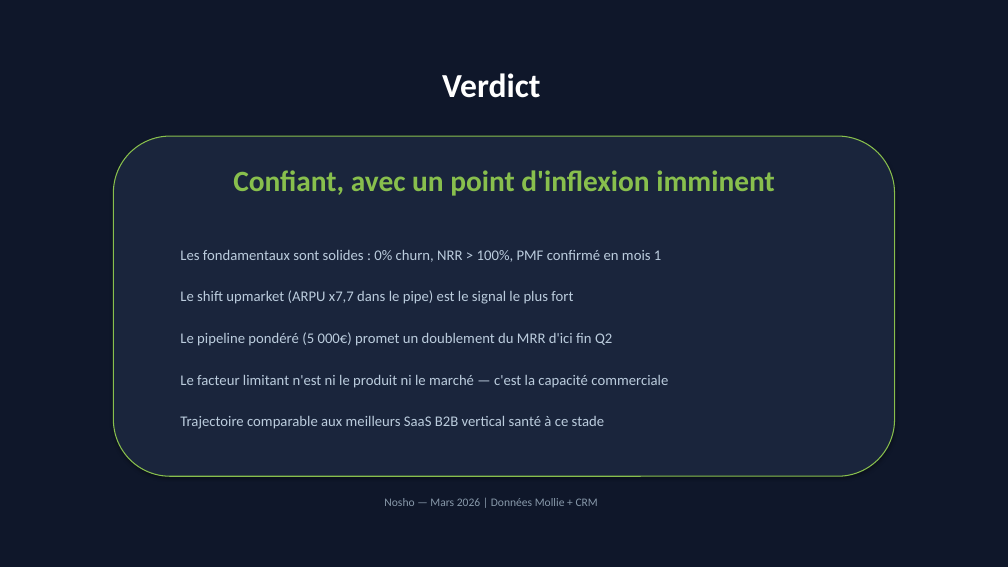
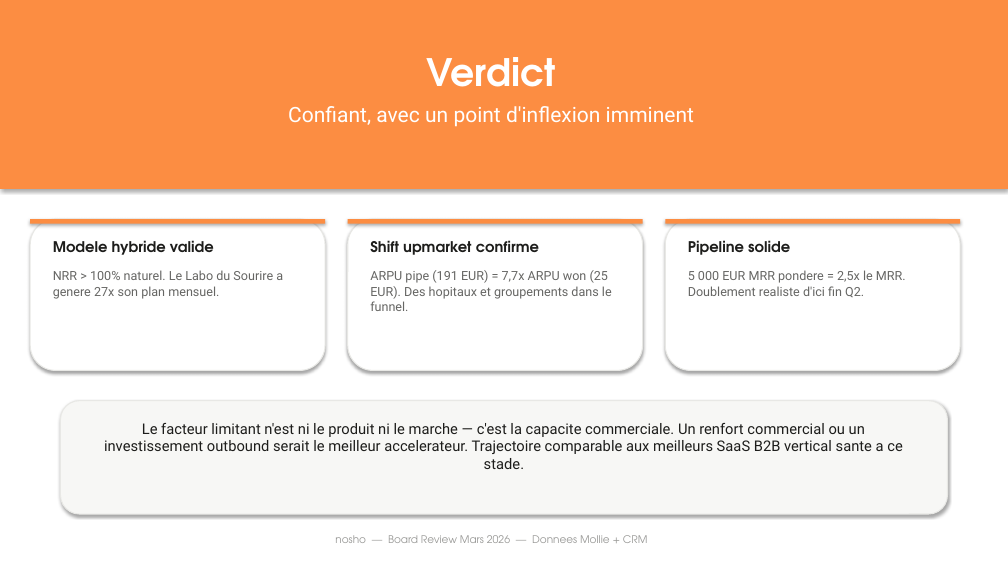
Before and after one commit to marmelab/atomic-crm, a slide deck: slide 9 of Nosho_Board_Review_Mars2026.pptx. Drawn at 1008x567 pixels with LibreOffice and Linux fonts; fonts in the diff are those of the drawing. Boxes give left, top, right and bottom in pixels: in the first picture for what was removed or moved away, otherwise in the second. Text is boxed around its words. In the diff, an @@ line names an element or a change of style, - is before the commit and + after.

```diff
--- a/Nosho_Board_Review_Mars2026.pptx
+++ b/Nosho_Board_Review_Mars2026.pptx
@@ background #0F172A to #FFFFFF @@
@@ rectangle added at [0,0,1008,189], fill #FC8D42 @@
@@ text "Verdict": place and size @@
-text "Verdict" at [442,73,541,98]
+text "Verdict" at [427,57,556,87]
@@ text "Verdict" at [427,57,556,87]: size 32 to 36 pt, font Calibri to TeX Gyre Adventor @@
@@ text "Confiant, avec un point d'inflexion ...": place and size @@
-text "Confiant, avec un point d'inflexion ..." at [233,170,774,196]
+text "Confiant, avec un point d'inflexion ..." at [288,106,694,127]
@@ text "Confiant, avec un point d'inflexion ..." at [288,106,694,127]: size 28 to 20 pt, font Calibri to Roboto, text colour #88BF4D to #FFFFFF, bold off @@
@@ rounded rectangle added at [30,219,325,371], fill #FFFFFF, outline #E8E8E5 1 pt @@
@@ rectangle added at [30,219,325,224], fill #FC8D42 @@
@@ rounded rectangle: place and size @@
-rounded rectangle at [113,136,895,476]
+rounded rectangle at [348,219,643,371]
@@ rounded rectangle at [348,219,643,371]: fill #1A253C to #FFFFFF; outline #88BF4D 1 pt to #E8E8E5 1 pt @@
@@ rectangle added at [348,219,643,224], fill #FC8D42 @@
@@ rounded rectangle added at [665,219,960,371], fill #FFFFFF, outline #E8E8E5 1 pt @@
@@ rectangle added at [665,219,960,224], fill #FC8D42 @@
@@ text added at [53,240,214,255], 14 pt, text #1D1D1B, bold @@
+Modele hybride valide
@@ text removed at [180,250,661,262] @@
-Les fondamentaux sont solides : 0% churn, NRR > 100%, PMF confirmé en mois 1
@@ text added at [370,240,539,255], 14 pt, text #1D1D1B, bold @@
+Shift upmarket confirme
@@ text added at [688,240,790,255], 14 pt, text #1D1D1B, bold @@
+Pipeline solide
@@ text added at [53,270,283,299], 12 pt, text #666664 @@
+NRR > 100% naturel. Le Labo du Sourire a genere 27x son plan mensuel.
@@ text removed at [180,290,573,304] @@
-Le shift upmarket (ARPU x7,7 dans le pipe) est le signal le plus fort
@@ text added at [370,270,612,311], 12 pt, text #666664 @@
+ARPU pipe (191 EUR) = 7,7x ARPU won (25 EUR). Des hopitaux et groupements dans le funnel.
@@ text added at [688,270,906,297], 12 pt, text #666664 @@
+5 000 EUR MRR pondere = 2,5x le MRR. Doublement realiste d'ici fin Q2.
@@ text removed at [180,332,612,346] @@
-Le pipeline pondéré (5 000€) promet un doublement du MRR d'ici fin Q2
@@ rounded rectangle added at [60,401,948,514], fill #F7F7F5, outline #E8E8E5 1 pt @@
@@ text removed at [180,416,604,429] @@
-Trajectoire comparable aux meilleurs SaaS B2B vertical santé à ce stade
@@ text at [104,423,903,469]: text changed; font Calibri to Roboto; text colour #BBCCDD to #1D1D1B @@
-Le facteur limitant n'est ni le produit ni le marché — c'est la capacité commerciale
+Le facteur limitant n'est ni le produit ni le marche — c'est la capacite commerciale. Un renfort commercial ou un investissement outbound serait le meilleur accelerateur. Trajectoire comparable aux meilleurs SaaS B2B vertical sante a ce stade.
@@ text at [335,535,648,543]: text changed; size 11 to 10 pt; font Calibri to TeX Gyre Adventor; text colour #8899AA to #999997 @@
-Nosho — Mars 2026 | Données Mollie + CRM
+nosho — Board Review Mars 2026 — Donnees Mollie + CRM
```
Also in this commit, not shown: 8 other slides changed, 1 other file.
